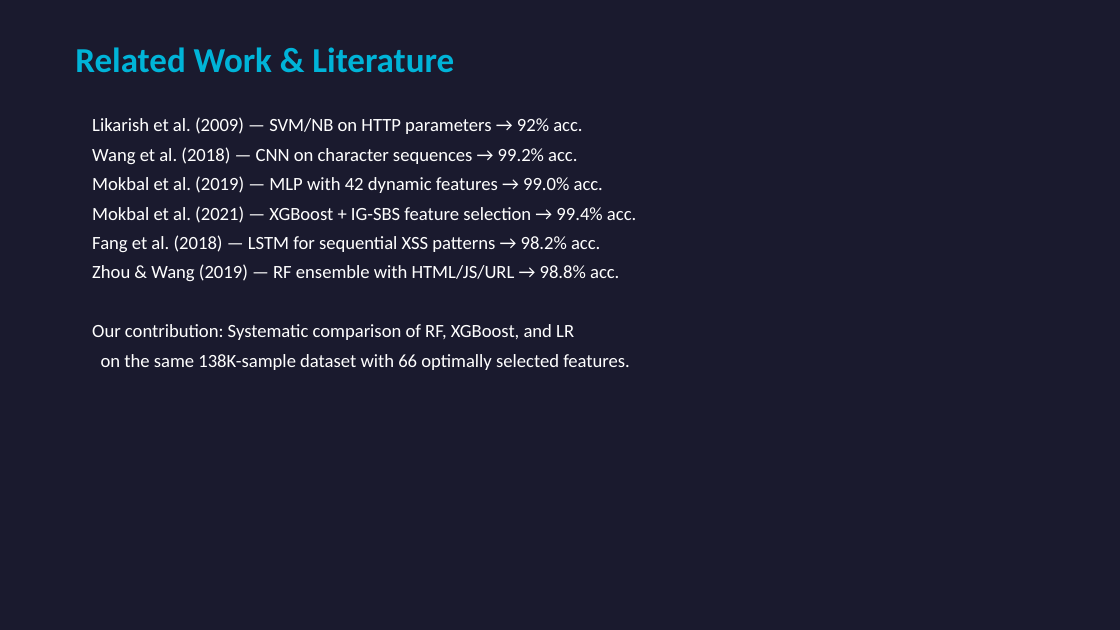
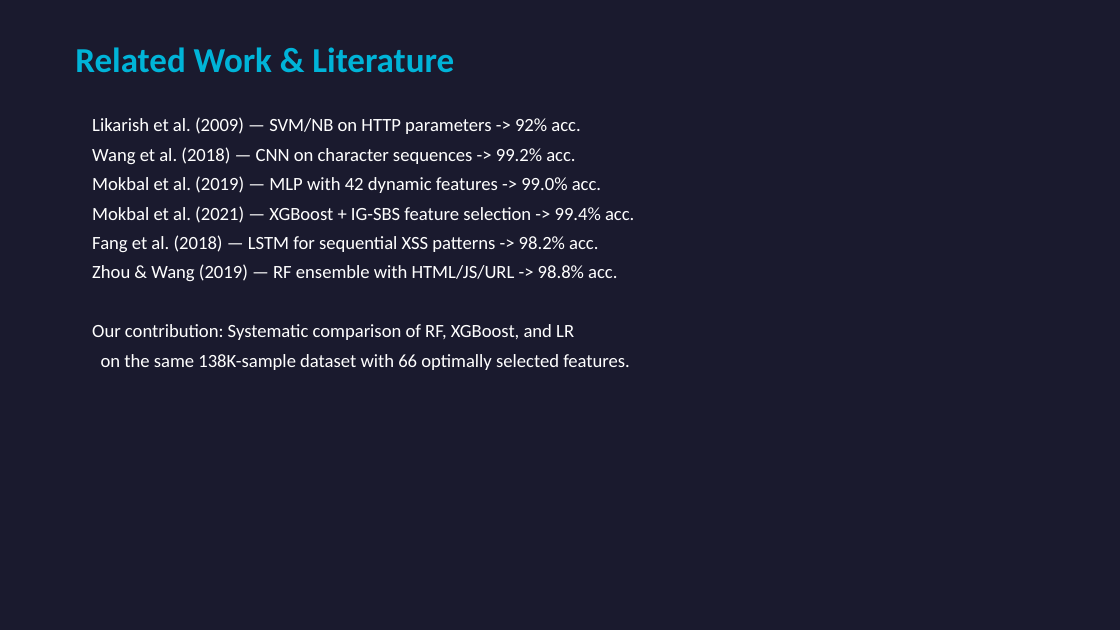
Before and after one commit to mohammadibnibrahim/XSS_ML, a slide deck: slide 5 of presentation/Blackhat_Presentation.pptx. Drawn at 1120x630 pixels with LibreOffice and Linux fonts; fonts in the diff are those of the drawing. Boxes give left, top, right and bottom in pixels: in the first picture for what was removed or moved away, otherwise in the second. Text is boxed around its words. In the diff, an @@ line names an element or a change of style, - is before the commit and + after.

```diff
--- a/presentation/Blackhat_Presentation.pptx
+++ b/presentation/Blackhat_Presentation.pptx
@@ text at (92,117,634,281): text changed @@
-Likarish et al. (2009) — SVM/NB on HTTP parameters → 92% acc.
-Wang et al. (2018) — CNN on character sequences → 99.2% acc.
-Mokbal et al. (2019) — MLP with 42 dynamic features → 99.0% acc.
-Mokbal et al. (2021) — XGBoost + IG-SBS feature selection → 99.4% acc.
-Fang et al. (2018) — LSTM for sequential XSS patterns → 98.2% acc.
-Zhou & Wang (2019) — RF ensemble with HTML/JS/URL → 98.8% acc.
+Likarish et al. (2009) — SVM/NB on HTTP parameters -> 92% acc.
+Wang et al. (2018) — CNN on character sequences -> 99.2% acc.
+Mokbal et al. (2019) — MLP with 42 dynamic features -> 99.0% acc.
+Mokbal et al. (2021) — XGBoost + IG-SBS feature selection -> 99.4% acc.
+Fang et al. (2018) — LSTM for sequential XSS patterns -> 98.2% acc.
+Zhou & Wang (2019) — RF ensemble with HTML/JS/URL -> 98.8% acc.
```
Also in this commit, not shown: 3 other slides changed, 10 other files.
